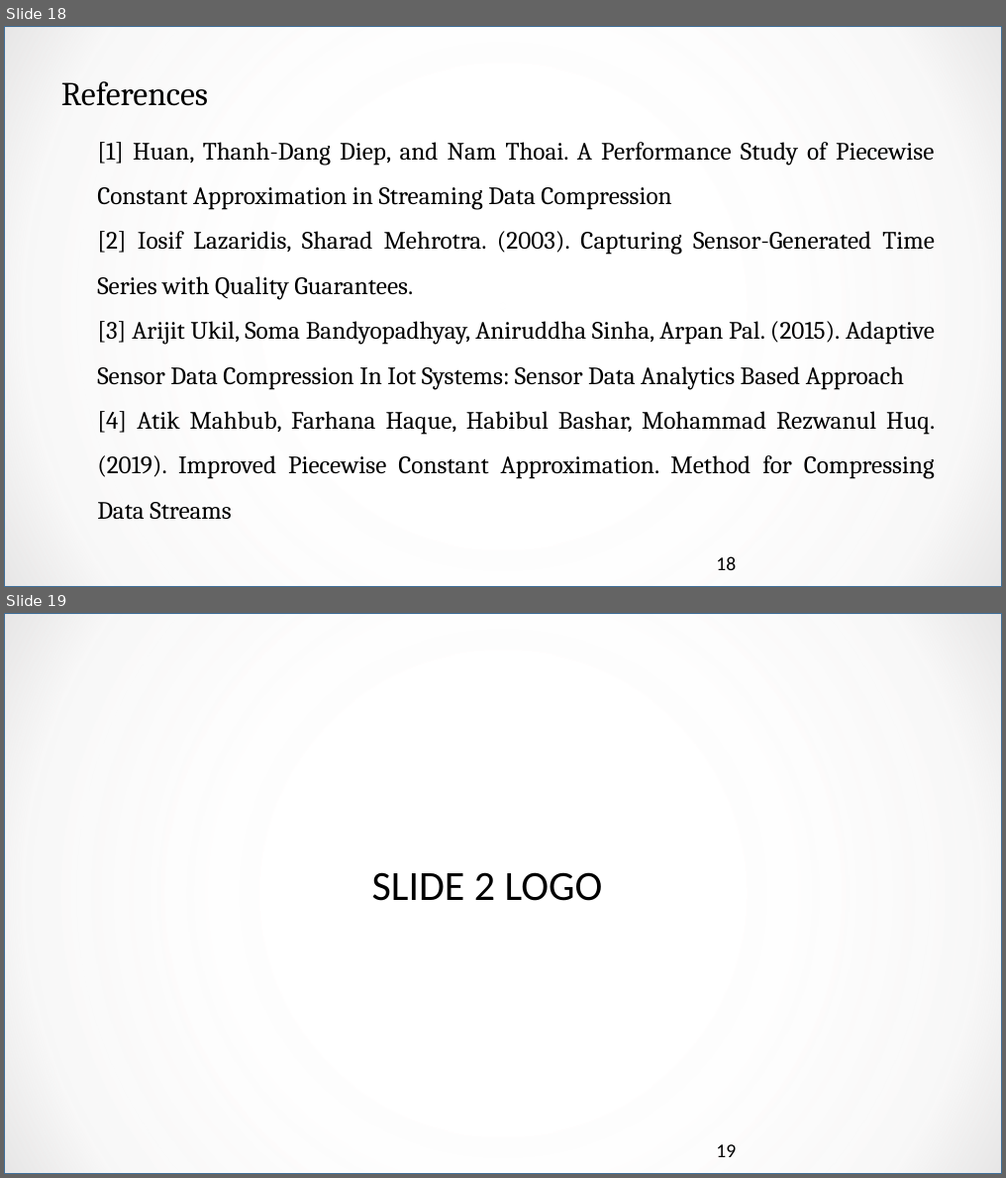
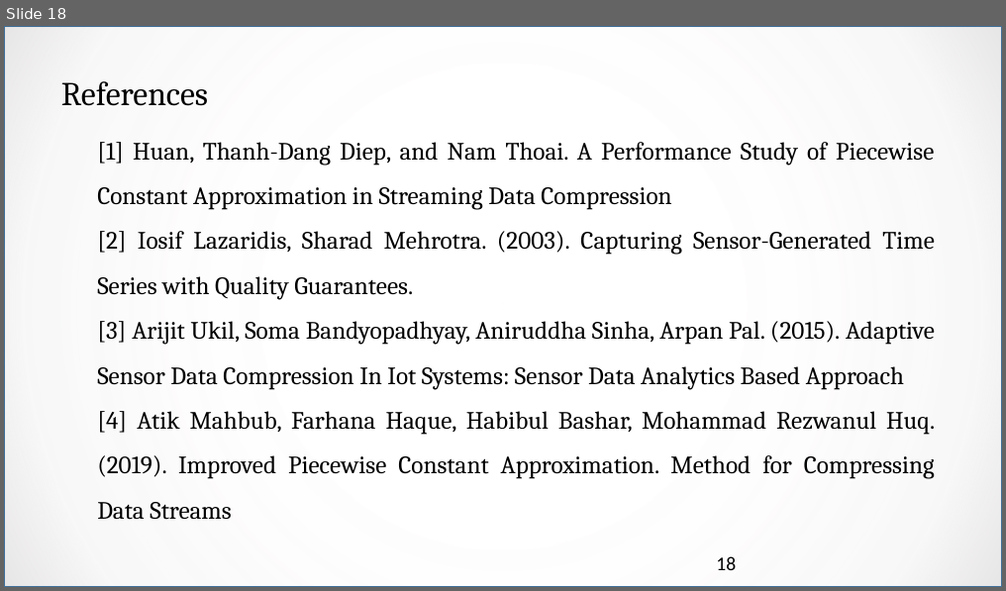
Before and after one commit to AlanPhan04/Multidisciplinary-Project, a slide deck: Midterm Seminar.pptx. Shown one above the other, each under a label of ours: slides 18 and 19 before the commit, slide 18 after it. The pictures are 1006x1178 and 1006x591 pixels, drawn with LibreOffice and Linux fonts; fonts in the diff are those of the drawing; background and template pictures are left out. Boxes give left, top, right and bottom in pixels: in the first picture for what was removed or moved away, otherwise in the second. Text is boxed around its words. In the diff, an @@ line names an element or a change of style, - is before the commit and + after.

```diff
--- a/Midterm Seminar.pptx
+++ b/Midterm Seminar.pptx
@@ slide 19 removed at (4,613,1002,1174), background picture (left out); not listed: 1 template element that a slide beside it also shows @@
@@ text removed at (372,872,603,901) @@
-SLIDE 2 LOGO
@@ page number removed at (716,1145,736,1157) @@
-19
```
Also in this commit, not shown: 4 other slides removed, 1 other file.
